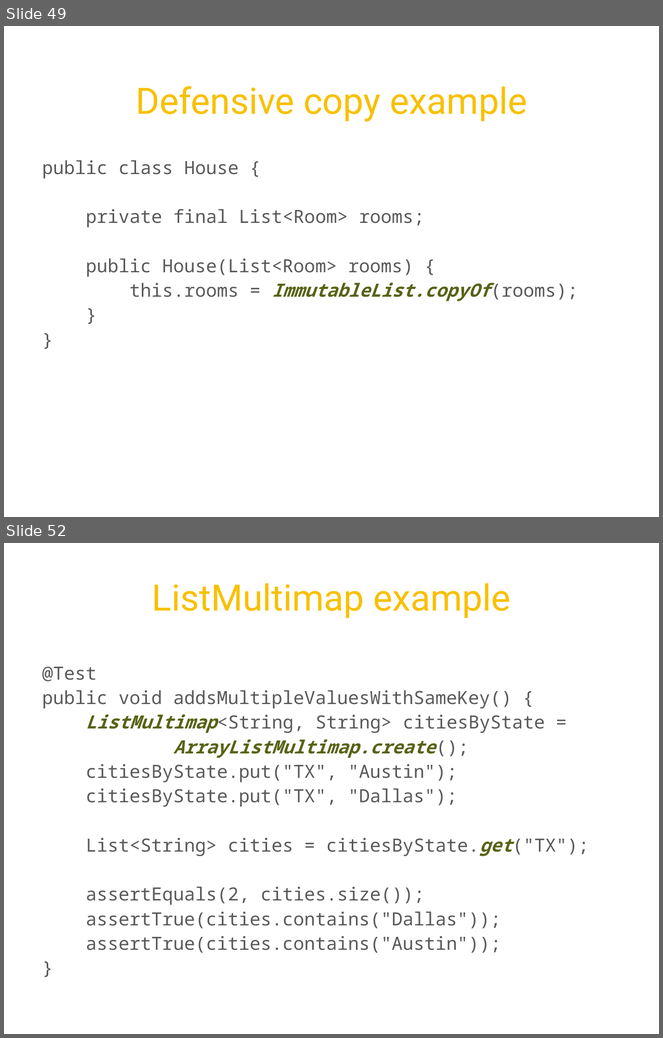
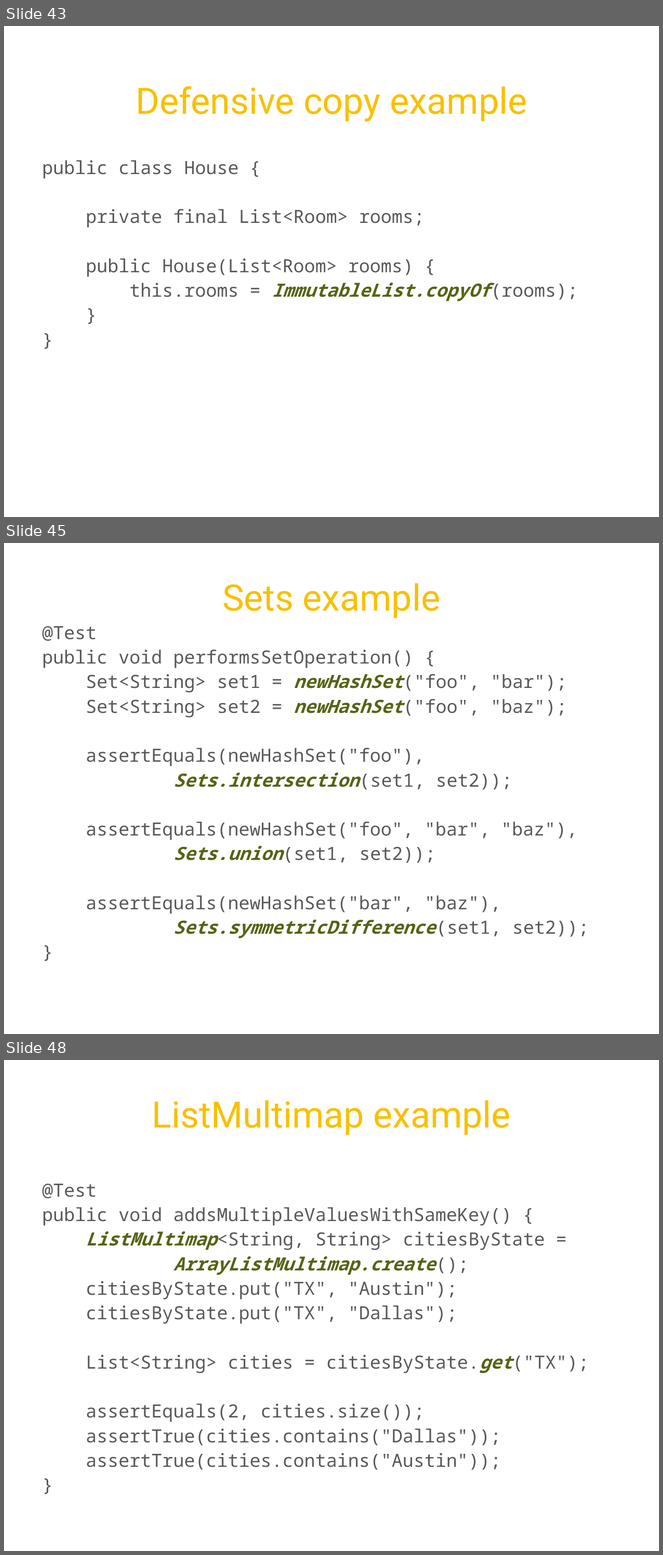
Before and after one commit to twoqubed/JavaMUG-Guava, a slide deck: JavaMUG - Guava.pptx. Shown one above the other, each under a label of ours: slides 49 and 52 before the commit, slides 43, 45 and 48 after it; the slides between them are not shown. The pictures are 663x1038 and 663x1555 pixels, drawn with LibreOffice and Linux fonts; fonts in the diff are those of the drawing; background and template pictures are left out. Boxes give left, top, right and bottom in pixels: in the first picture for what was removed or moved away, otherwise in the second. Text is boxed around its words. In the diff, an @@ line names an element or a change of style, - is before the commit and + after.

Commit message:
Polishing slides and examples.

```diff
--- a/JavaMUG - Guava.pptx
+++ b/JavaMUG - Guava.pptx
@@ slide 45 added at [4,543,659,1034], background picture (left out) @@
@@ title added at [222,583,440,618], 40 pt, text #F8C000 @@
+Sets example
@@ text added at [42,626,589,939], 20 pt, text #595959 @@
+@Test
+public void performsSetOperation() {
+Set<String> set1 = newHashSet("foo", "bar");
+Set<String> set2 = newHashSet("foo", "baz");
+assertEquals(newHashSet("foo"),
+Sets.intersection(set1, set2));
+assertEquals(newHashSet("foo", "bar", "baz"),
+Sets.union(set1, set2));
+assertEquals(newHashSet("bar", "baz"),
+Sets.symmetricDifference(set1, set2));
+}
@@ what was slide 49 is now slide 43 @@
@@ what was slide 52 is now slide 48 @@
```
Also in this commit, not shown: 19 slides changed, 4 other slides added, 6 slides removed, 9 other files.
